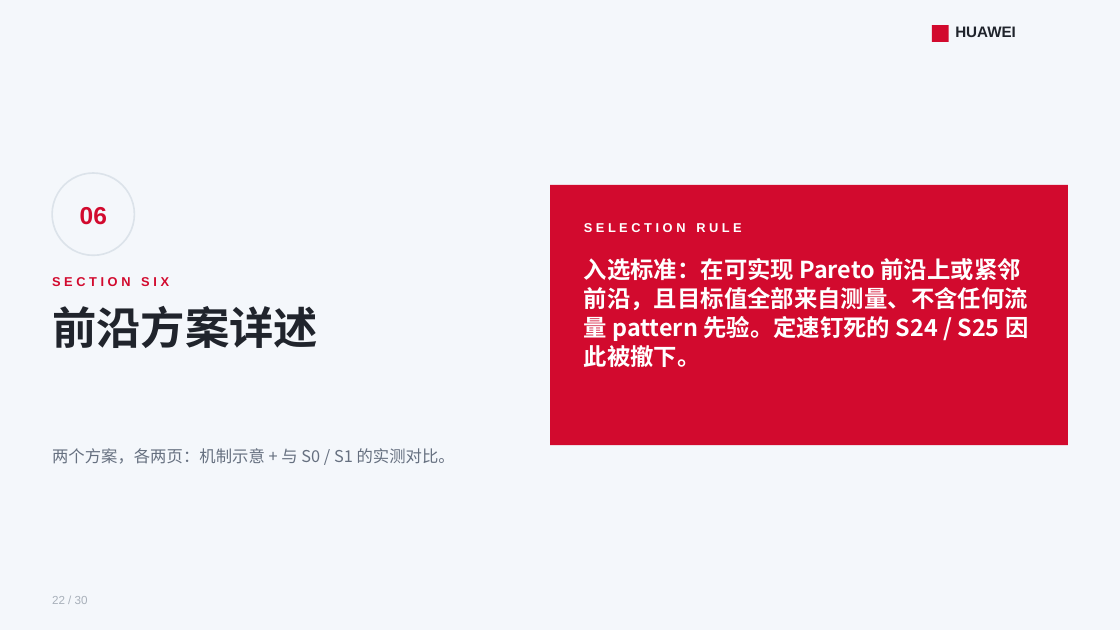
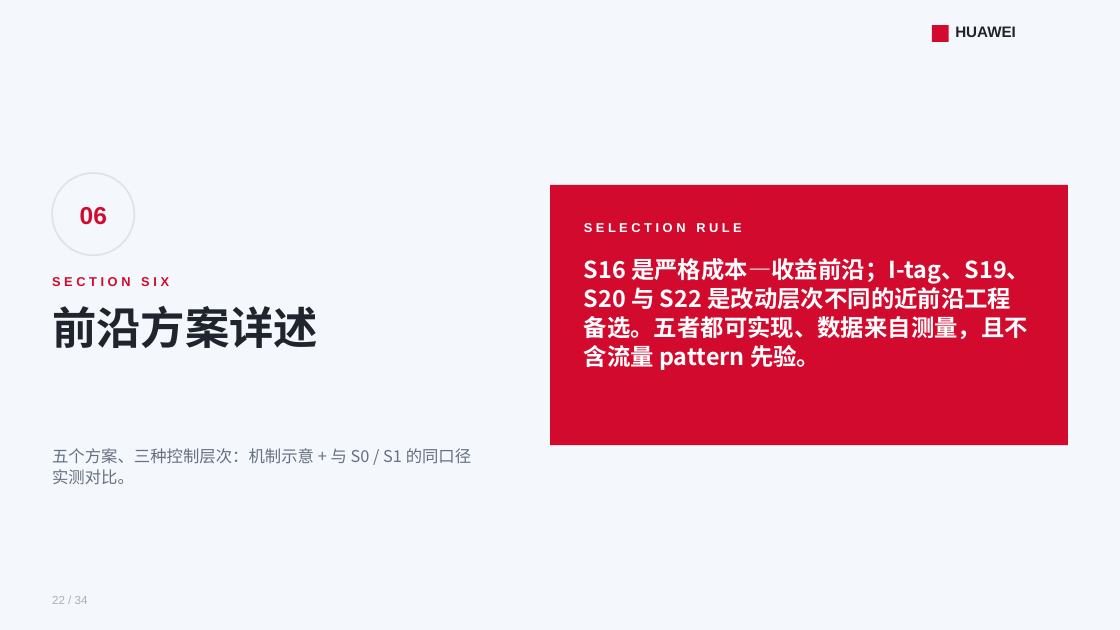
Before and after one commit to lukebest/booksim2, a slide deck: slide 22 of ppt/ring2-write-fairness.pptx. Drawn at 1120x630 pixels with LibreOffice and Linux fonts; fonts in the diff are those of the drawing. Boxes give left, top, right and bottom in pixels: in the first picture for what was removed or moved away, otherwise in the second. Text is boxed around its words. In the diff, an @@ line names an element or a change of style, - is before the commit and + after.

```diff
--- a/ppt/ring2-write-fairness.pptx
+++ b/ppt/ring2-write-fairness.pptx
@@ text at (x1=584, y1=258, x2=1030, y2=370): text changed @@
-入选标准：在可实现 Pareto 前沿上或紧邻前沿，且目标值全部来自测量、不含任何流量 pattern 先验。定速钉死的 S24 / S25 因此被撤下。
+S16 是严格成本—收益前沿；I-tag、S19、S20 与 S22 是改动层次不同的近前沿工程备选。五者都可实现、数据来自测量，且不含流量 pattern 先验。
@@ text at (x1=52, y1=448, x2=471, y2=485): text changed @@
-两个方案，各两页：机制示意 + 与 S0 / S1 的实测对比。
+五个方案、三种控制层次：机制示意 + 与 S0 / S1 的同口径实测对比。
```
Also in this commit, not shown: 28 other slides changed, 4 slides added, 8 other files.
